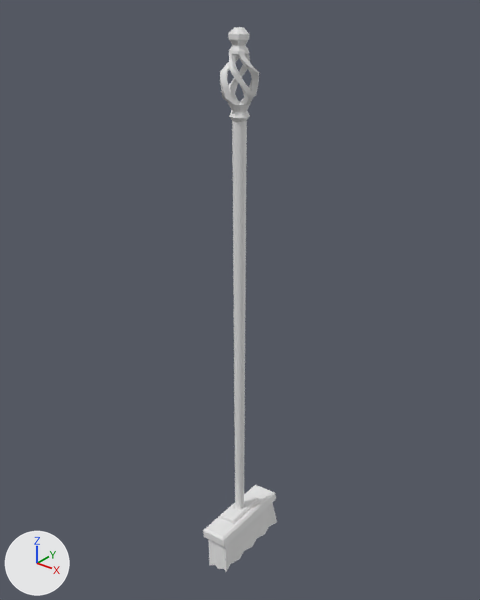
Renders of the FBX model Assets/Art/placeholder furnitures/fireplace area/FireplaceTool_broom_Low_002Hilda.fbx from each side of a commit.
Both versions are drawn from a 50 mm lens placed at (9.8, -11.8, 16.23), pointed at (0.11, 0.32, 8.72). Lighting does not change. The marker at lower left points along +X, +Y and +Z. Where no turn or scale is listed for an object, it has been applied to the vertices.

The older version as bpy lines, for what is in view:
```python
me_mesh_005 = bpy.data.meshes.new('Mesh.005')
me_mesh_005.from_pydata(...)  # 438 vertices, 435 faces; spans x -0.54..0.39, y -1.72..0.79, z 1.18..15.81
ob_pcylinder18_001 = bpy.data.objects.new('pCylinder18.001', me_mesh_005)
ob_pcylinder18_001.location = (0.43, 0.5, -0.54)
```
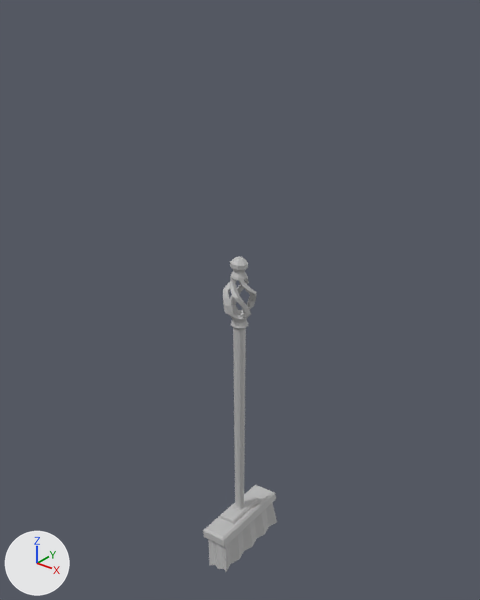
Pixel boxes [x1, y1, x2, y2] of what changed, in the pictures (480 x 600 px; the box of a moved part takes in the faces that stretch with it):
'pCylinder18.001', recoloured, reshaped (42% shorter): before [203, 27, 277, 572]; after [203, 256, 277, 572]
part 1 of me_mesh_005, moved or reshaped: before [220, 27, 259, 506]; after [223, 256, 257, 506]

Patch to the scene script:
```diff
--- a/Assets/Art/placeholder furnitures/fireplace area/FireplaceTool_broom_Low_002Hilda.fbx.py
+++ b/Assets/Art/placeholder furnitures/fireplace area/FireplaceTool_broom_Low_002Hilda.fbx.py
@@ mat_lambert1 @@
+mat_lambert1 = principled_material('lambert1')
+mat_lambert1.base_color = (0.5, 0.5, 0.5)  # grey #bcbcbc
@@ me_mesh_005 @@
 me_mesh_005.from_pydata(...)  # 438 vertices, 435 faces; spans x -0.54..0.39, y -1.72..0.79, z 1.18..15.81
 # used by ob_pcylinder18_001; location = (0.43, 0.5, -0.54)
+# me_mesh_005 part 1: all 228 vertices in x -0.54..0.3, y -0.87..-0.05, z 13.89..15.81 are moved by (0.0, 0.0, -5.24)
+me_mesh_005.materials.append(mat_lambert1)  # grey #bcbcbc
```
